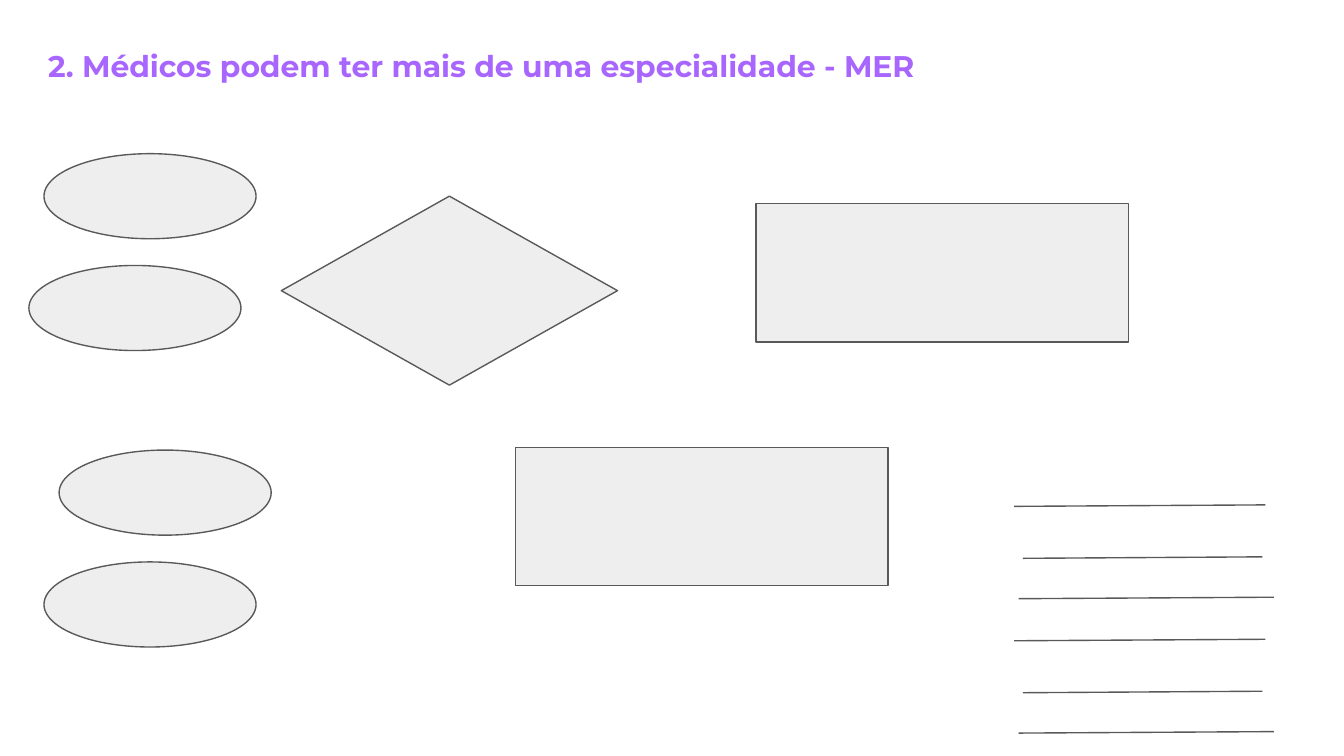
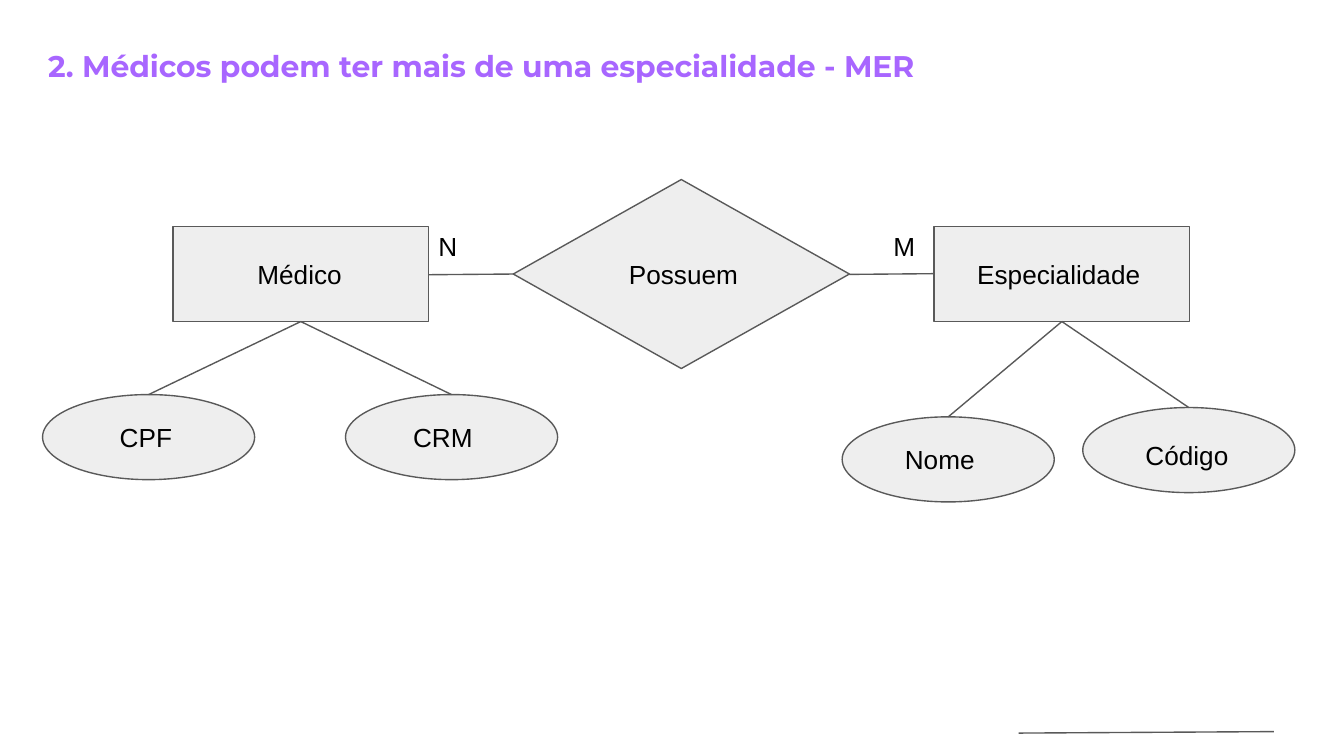
Before and after one commit to reprograma/On11-TodasEmTech-s12-BD, a slide deck: slide 7 of Representação Gráfica (MER) e Tabela Relacional.pptx (slide 4 before the commit). Drawn at 1344x756 pixels with LibreOffice and Linux fonts; fonts in the diff are those of the drawing. Boxes give left, top, right and bottom in pixels: in the first picture for what was removed or moved away, otherwise in the second. Text is boxed around its words. In the diff, an @@ line names an element or a change of style, - is before the commit and + after.

```diff
--- a/Representação Gráfica (MER) e Tabela Relacional.pptx
+++ b/Representação Gráfica (MER) e Tabela Relacional.pptx
@@ diamond: place and size @@
-diamond at (281,196,617,386)
+diamond at (513,180,849,370)
@@ rectangle added at (173,227,429,323), fill #EEEEEE, outline #595959 0.75 pt @@
@@ text added at (438,238,457,256), 14 pt, text #000000 @@
+N
@@ text added at (893,238,915,256), 14 pt, text #000000 @@
+M
@@ rectangle: place and size @@
-rectangle at (755,203,1128,341)
+rectangle at (934,227,1189,323)
@@ text added at (257,264,341,285), 14 pt, text #000000 @@
+Médico
@@ text added at (629,266,738,285), 14 pt, text #000000 @@
+Possuem
@@ text added at (977,265,1140,290), 14 pt, text #000000 @@
+Especialidade
@@ line added from (429, 274) to (513, 274), #595959 0.75 pt @@
@@ line added from (849, 274) to (934, 274), #595959 0.75 pt @@
@@ line added from (149, 395) to (301, 321), #595959 0.75 pt @@
@@ line added from (301, 321) to (452, 395), #595959 0.75 pt @@
@@ line added from (949, 417) to (1062, 321), #595959 0.75 pt @@
@@ line added from (1062, 321) to (1189, 407), #595959 0.75 pt @@
@@ ellipse: place and size @@
-ellipse at (59,450,271,535)
+ellipse at (43,395,255,480)
@@ ellipse: place and size @@
-ellipse at (30,266,242,351)
+ellipse at (345,395,558,480)
@@ ellipse: place and size @@
-ellipse at (44,562,257,646)
+ellipse at (843,417,1055,501)
@@ ellipse: place and size @@
-ellipse at (44,153,257,238)
+ellipse at (1083,407,1296,492)
@@ text added at (120,428,172,448), 14 pt, text #000000 @@
+CPF
@@ text added at (413,428,473,448), 14 pt, text #000000 @@
+CRM
@@ rectangle removed at (516,448,888,586) @@
@@ text added at (1145,445,1228,471), 14 pt, text #000000 @@
+Código
@@ text added at (905,451,975,470), 14 pt, text #000000 @@
+Nome
@@ line removed from (1015, 507) to (1265, 505) @@
@@ line removed from (1023, 558) to (1262, 556) @@
@@ line removed from (1019, 598) to (1274, 597) @@
@@ line removed from (1015, 641) to (1265, 640) @@
@@ line removed from (1023, 692) to (1262, 691) @@
```
Also in this commit, not shown: 5 other slides changed, 4 slides added, 1 other file.
